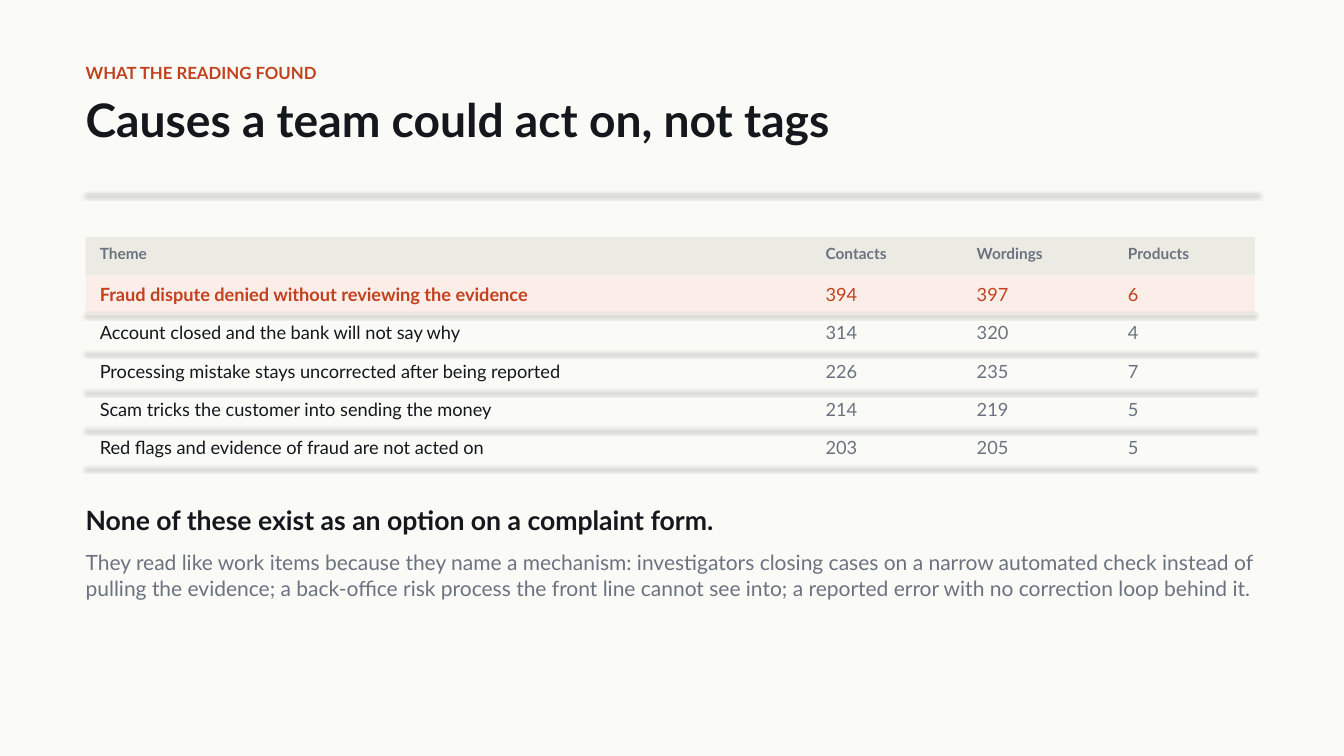
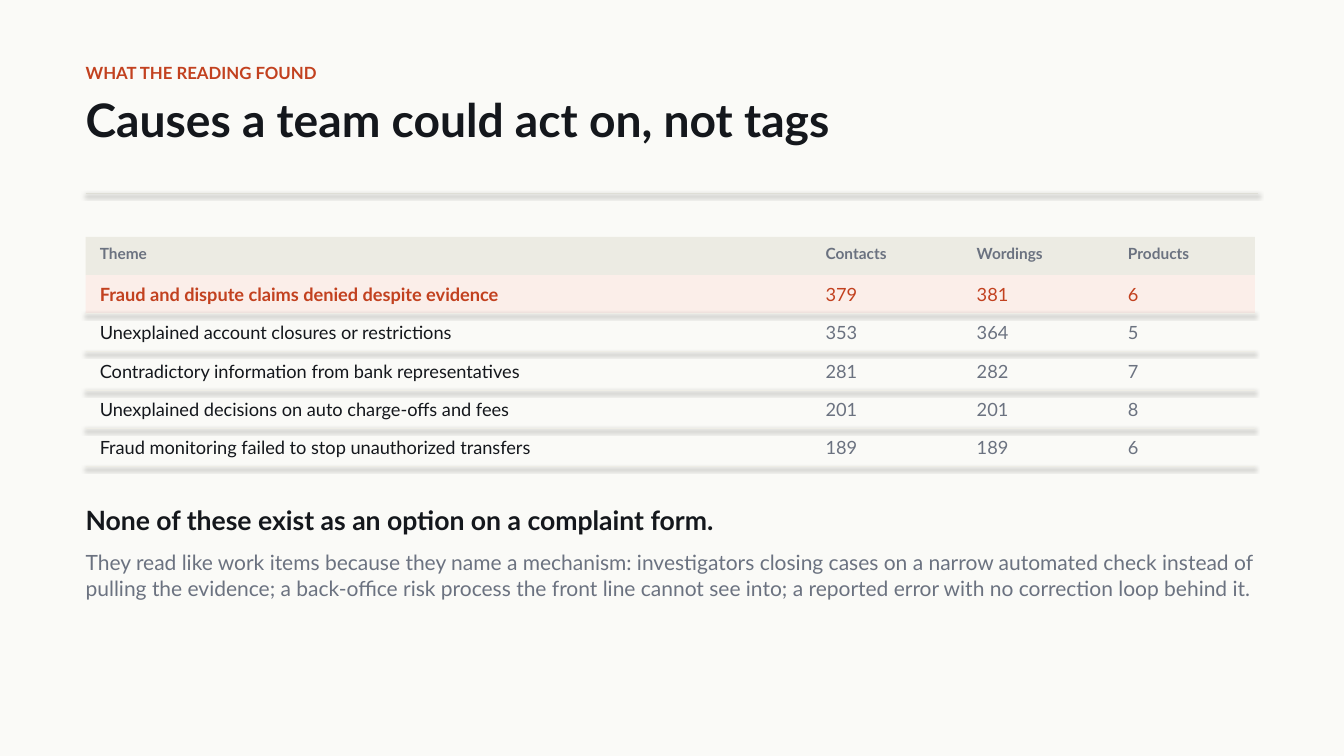
Before and after one commit to Gread/voc_hackathon, a slide deck: slide 8 of docs/voc_insights_deck.pptx. Drawn at 1344x756 pixels with LibreOffice and Linux fonts; fonts in the diff are those of the drawing. Boxes give left, top, right and bottom in pixels: in the first picture for what was removed or moved away, otherwise in the second. Text is boxed around its words. In the diff, an @@ line names an element or a change of style, - is before the commit and + after.

```diff
--- a/docs/voc_insights_deck.pptx
+++ b/docs/voc_insights_deck.pptx
@@ text at box(100, 287, 498, 304): text changed @@
-Fraud dispute denied without reviewing the evidence
+Fraud and dispute claims denied despite evidence
@@ text at box(826, 288, 858, 301): text changed @@
-394
+379
@@ text at box(977, 288, 1009, 301): text changed @@
-397
+381
@@ text at box(100, 325, 451, 342): text changed @@
-Account closed and the bank will not say why
+Unexplained account closures or restrictions
@@ text at box(826, 326, 858, 339): text changed @@
-314
+353
@@ text at box(977, 326, 1009, 339): text changed @@
-320
+364
@@ text "5": place and size @@
-text "5" at box(1128, 403, 1139, 416)
+text "5" at box(1128, 326, 1139, 339)
@@ text removed at box(1128, 326, 1139, 339) @@
-4
@@ text at box(100, 364, 519, 381): text changed @@
-Processing mistake stays uncorrected after being reported
+Contradictory information from bank representatives
@@ text at box(826, 365, 858, 378): text changed @@
-226
+281
@@ text at box(977, 365, 1009, 378): text changed @@
-235
+282
@@ text at box(100, 402, 509, 420): text changed @@
-Scam tricks the customer into sending the money
+Unexplained decisions on auto charge-offs and fees
@@ text at box(826, 403, 858, 416): text changed @@
-214
+201
@@ text at box(977, 403, 1009, 416): text changed @@
-219
+201
@@ text added at box(1128, 403, 1139, 416), 13 pt, text #6B7280 @@
+8
@@ text at box(100, 440, 530, 458): text changed @@
-Red flags and evidence of fraud are not acted on
+Fraud monitoring failed to stop unauthorized transfers
@@ text at box(826, 441, 858, 454): text changed @@
-203
+189
@@ text at box(977, 441, 1009, 454): text changed @@
-205
+189
@@ text at box(1128, 441, 1139, 454): text changed @@
-5
+6
```
Also in this commit, not shown: 10 other slides changed, 5 other files.
